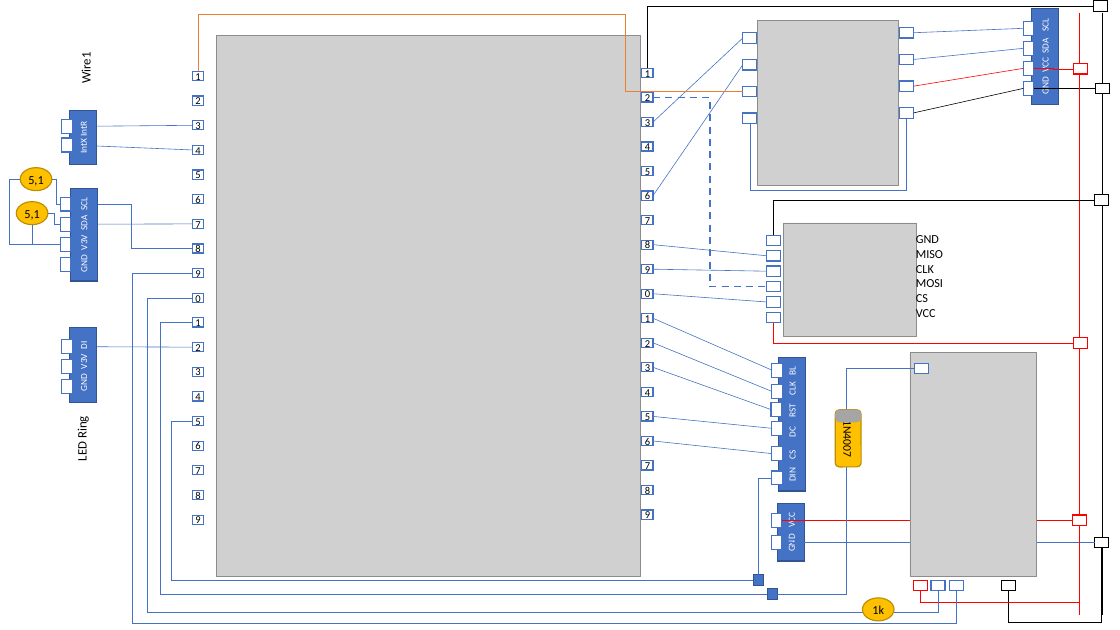
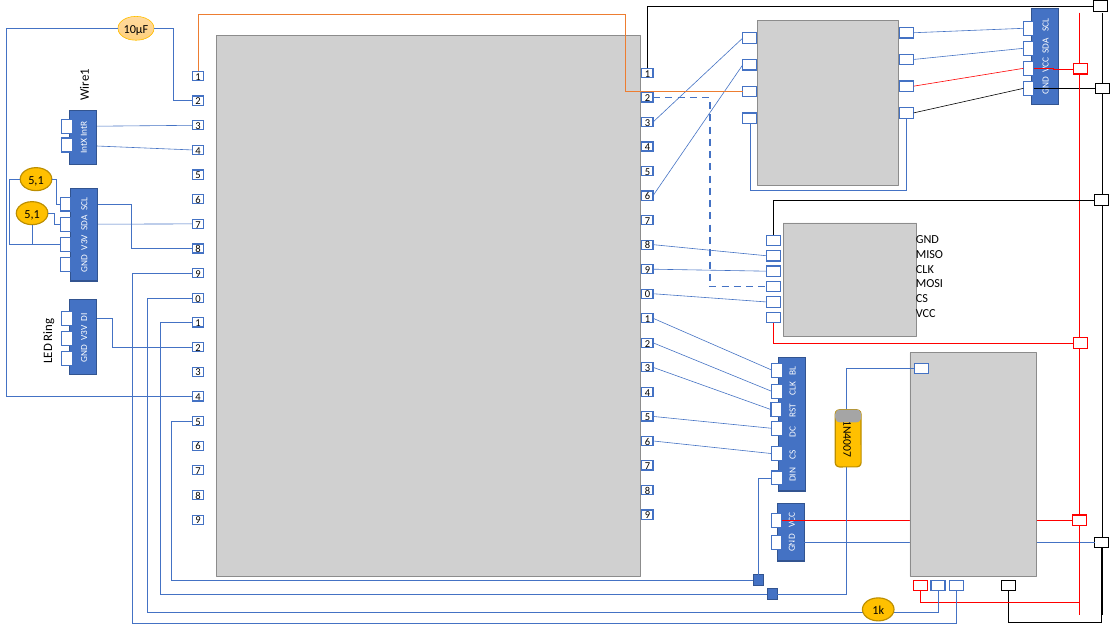
Before and after one commit to jeskes/activityboard, a slide deck: slide 26 of Activityboard.pptx. Drawn at 1120x630 pixels with LibreOffice and Linux fonts; fonts in the diff are those of the drawing; grey boxes stand for pictures. Boxes give left, top, right and bottom in pixels: in the first picture for what was removed or moved away, otherwise in the second. Text is boxed around its words. In the diff, an @@ line names an element or a change of style, - is before the commit and + after.

```diff
--- a/Activityboard.pptx
+++ b/Activityboard.pptx
@@ elbow line added from (118, 29) to (192, 397), #4472C4 0.5 pt @@
@@ ellipse added at [118,16,154,39], fill gradient #FFDB9E to #FFD590 to #FFD07C, outline #FFC000 0.5 pt, 10.5 pt, text #000000 @@
+10µF
@@ elbow line added from (192, 101) to (154, 29), #4472C4 0.5 pt @@
@@ text "Wire1": place and size @@
-text "Wire1" at [78,55,94,83]
+text "Wire1" at [77,72,93,100]
@@ text "LED Ring": place and size @@
-text "LED Ring" at [74,418,90,460]
+text "LED Ring" at [40,320,56,362]
@@ 4 rectangles: place and size @@
-4 rectangles at [63,328,97,403]
+4 rectangles at [63,299,97,375]
@@ line moved from (192, 347) - (72, 347) to (192, 347) - (72, 318) @@
@@ line (192, 347) - (72, 318): line to elbow line @@
```
Also in this commit, not shown: 9 other slides changed, 1 slide added.
